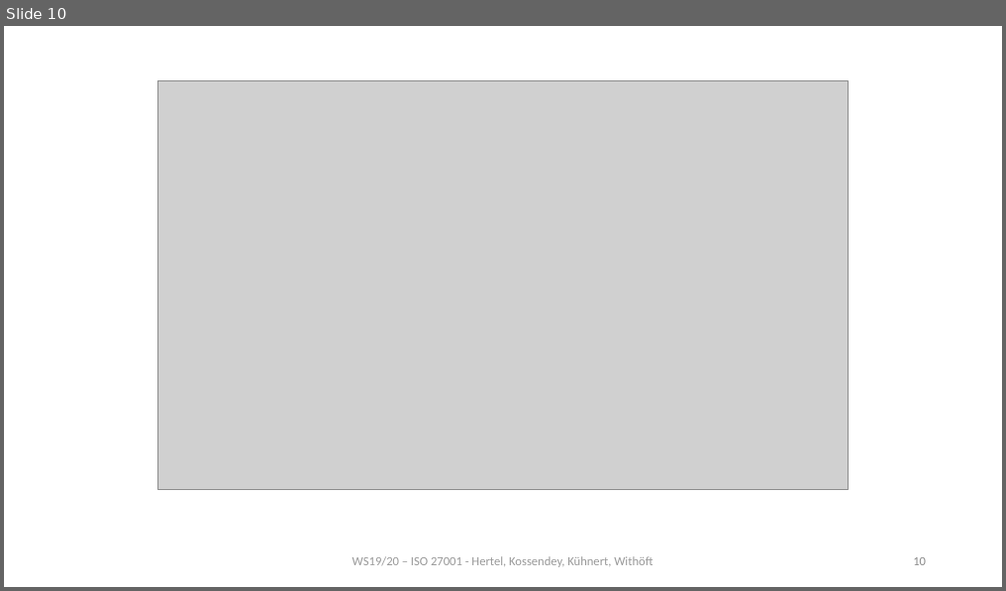
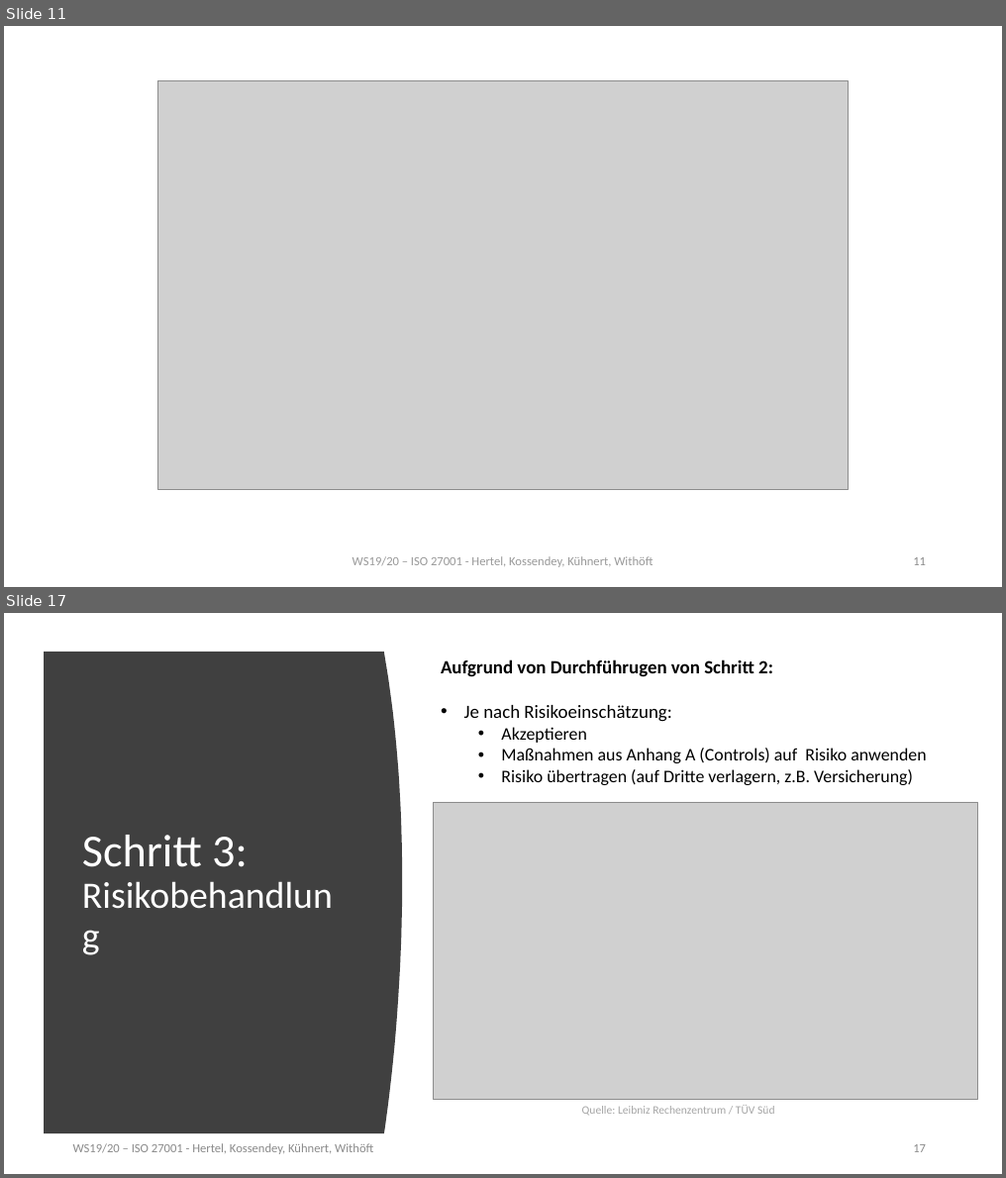
Before and after one commit to mwithoeft/SicherheitUndZuverlaessigkeit, a slide deck: merged.pptx. Shown one above the other, each under a label of ours: slide 10 before the commit, slides 11 and 17 after it; the slides between them are not shown. The pictures are 1006x591 and 1006x1178 pixels, drawn with LibreOffice and Linux fonts; fonts in the diff are those of the drawing; grey boxes stand for pictures. Boxes give left, top, right and bottom in pixels: in the first picture for what was removed or moved away, otherwise in the second. Text is boxed around its words. In the diff, an @@ line names an element or a change of style, - is before the commit and + after.

```diff
--- a/merged.pptx
+++ b/merged.pptx
@@ slide 17 added at (4, 613, 1002, 1174), background #FFFFFF @@
@@ freeform shape added at (44, 652, 402, 1134), fill #404040 @@
@@ text added at (441, 660, 926, 785), 17 pt, text #000000 @@
+Aufgrund von Durchführugen von Schritt 2:
+• Je nach Risikoeinschätzung:
+  • Akzeptieren
+  • Maßnahmen aus Anhang A (Controls) auf Risiko anwenden
+  • Risiko übertragen (auf Dritte verlagern, z.B. Versicherung)
@@ picture added at (433, 802, 978, 1100) @@
@@ title added at (82, 835, 248, 867), 36 pt, text #FFFFFF @@
+Schritt 3: Risikobehandlung
@@ text added at (582, 1105, 774, 1116), 11 pt, text #A6A6A6 @@
+Quelle: Leibniz Rechenzentrum / TÜV Süd
@@ text added at (73, 1144, 373, 1155), 12 pt, text #8C8C8C @@
+WS19/20 – ISO 27001 - Hertel, Kossendey, Kühnert, Withöft
@@ page number added at (913, 1145, 926, 1153), 12 pt, text #8C8C8C @@
+17
@@ what was slide 10 is now slide 11 @@
@@ page number at (913, 558, 926, 566): text changed @@
-10
+11
```
Also in this commit, not shown: 2 slides changed, 7 other slides added.
